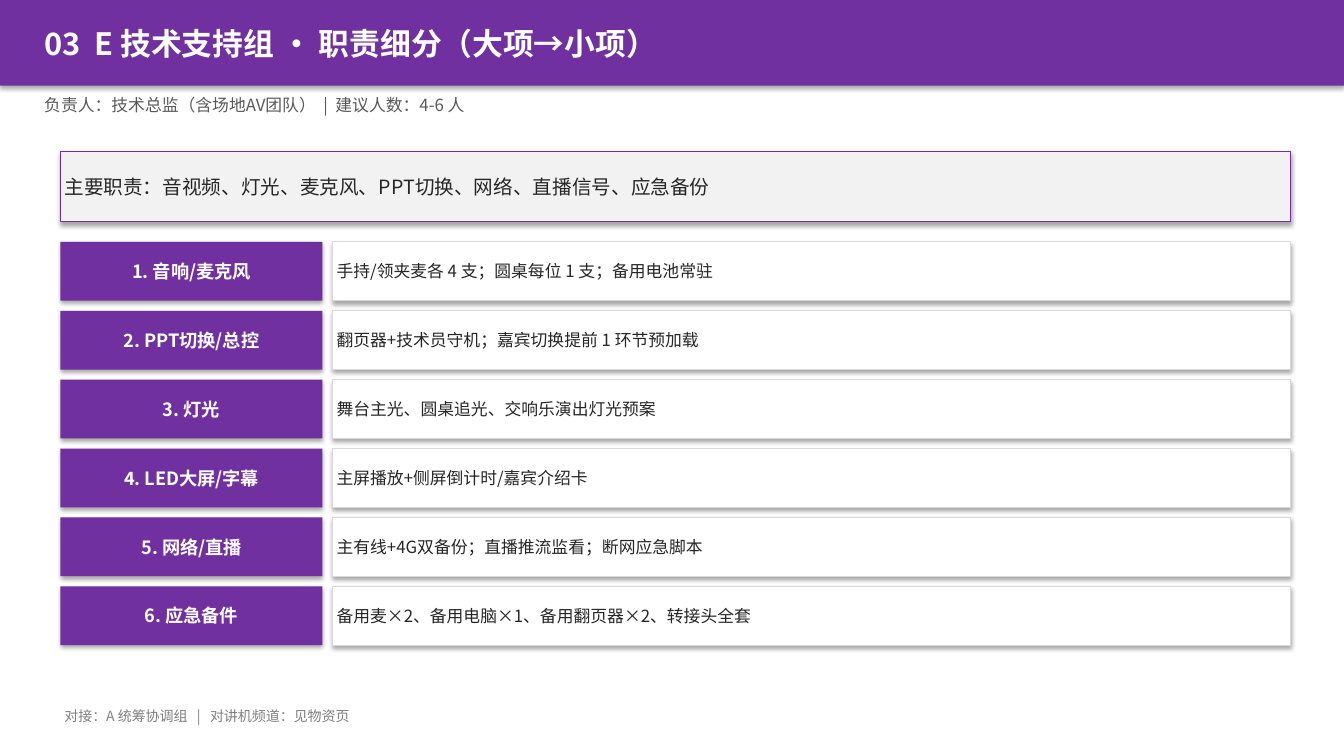
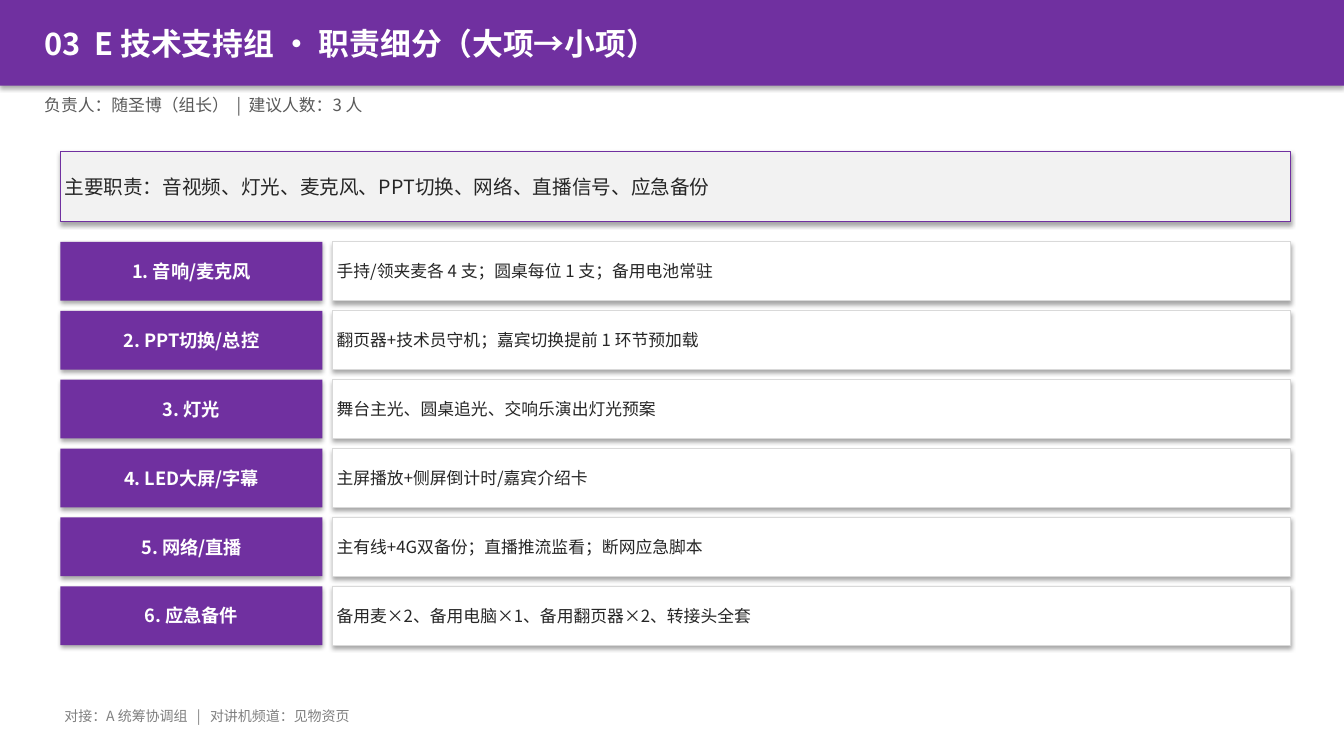
Before and after one commit to hujigang2010-maker/AIDEN, a slide deck: slide 9 of 2026峰会_志愿者分工方案.pptx. Drawn at 1344x756 pixels with LibreOffice and Linux fonts; fonts in the diff are those of the drawing. Boxes give left, top, right and bottom in pixels: in the first picture for what was removed or moved away, otherwise in the second. Text is boxed around its words. In the diff, an @@ line names an element or a change of style, - is before the commit and + after.

```diff
--- a/2026峰会_志愿者分工方案.pptx
+++ b/2026峰会_志愿者分工方案.pptx
@@ text at (44,97,363,113): text changed @@
-负责人：技术总监（含场地AV团队） | 建议人数：4-6 人
+负责人：随圣博（组长） | 建议人数：3 人
```
Also in this commit, not shown: 14 other slides changed, 1 slide added, 2 other files.
